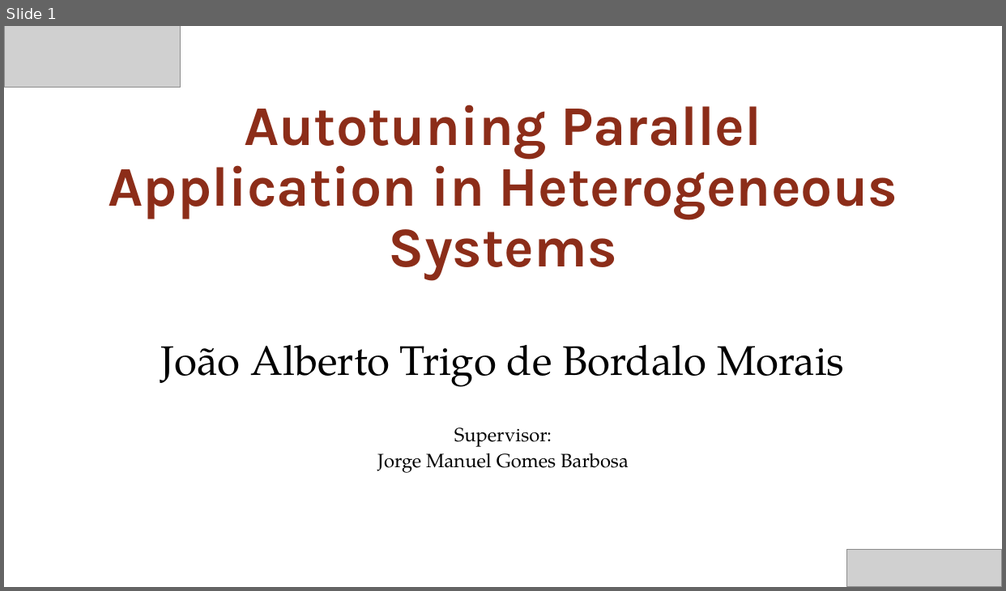
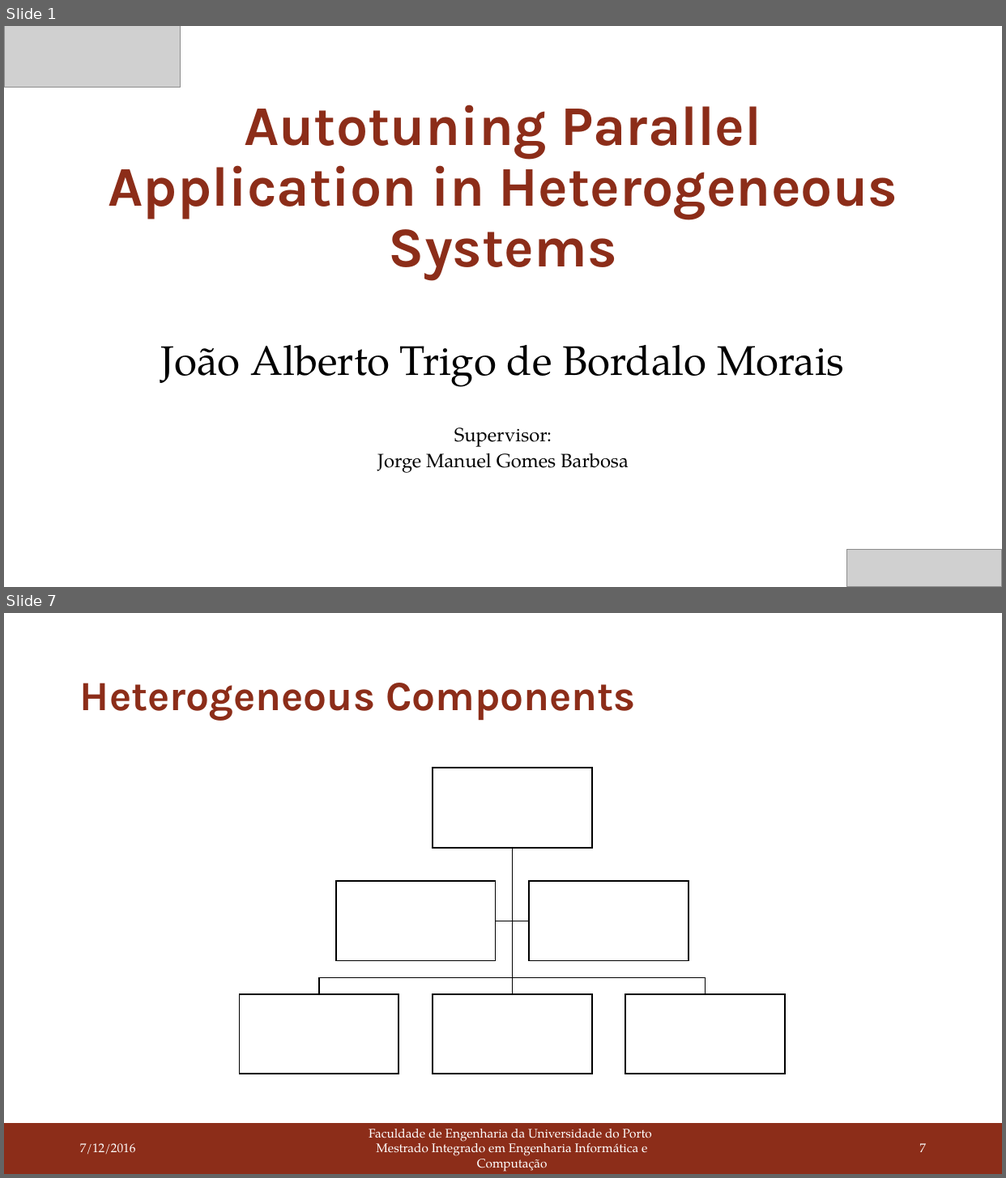
Before and after one commit to joaoBordalo/FEUP-Dissertation, a slide deck: deliverables/PDIS/second delivery/Autotuning Parallel Application in Heterogeneous Systems.pptx. Shown one above the other, each under a label of ours: slide 1 before the commit, slides 1 and 7 after it; the slides between them are not shown. The pictures are 1006x591 and 1006x1178 pixels, drawn with LibreOffice and Linux fonts; fonts in the diff are those of the drawing; grey boxes stand for pictures. Boxes give left, top, right and bottom in pixels: in the first picture for what was removed or moved away, otherwise in the second. Text is boxed around its words. In the diff, an @@ line names an element or a change of style, - is before the commit and + after.

```diff
--- a/deliverables/PDIS/second delivery/Autotuning Parallel Application in Heterogeneous Systems.pptx
+++ b/deliverables/PDIS/second delivery/Autotuning Parallel Application in Heterogeneous Systems.pptx
@@ slide 7 added at <box>4,613,1002,1174</box>, background #FFFFFF @@
@@ title added at <box>80,683,636,721</box>, 40 pt, text #8C2D19, bold @@
+Heterogeneous Components
@@ group added at <box>239,768,785,1075</box>: 6 rectangles, 5 freeform shapes @@
@@ rectangle added at <box>4,1123,1002,1174</box>, fill #8C2D19 @@
@@ text added at <box>80,1144,136,1154</box>, 12 pt, text #FFFFFF @@
+7/12/2016
@@ text added at <box>368,1129,652,1172</box>, 12 pt, text #FFFFFF @@
+Faculdade de Engenharia da Universidade do Porto
+Mestrado Integrado em Engenharia Informática e Computação
@@ page number added at <box>919,1144,926,1152</box>, 12 pt, text #FFFFFF @@
+7
```
Also in this commit, not shown: 8 slides changed, 7 other slides added, 3 other files.
